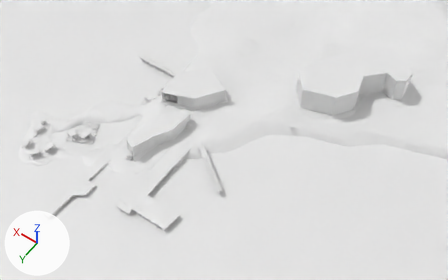
An edit to the FBX model Resources/Components/Maps/hubdock/hubdock.fbx, drawn before and after from the same camera.
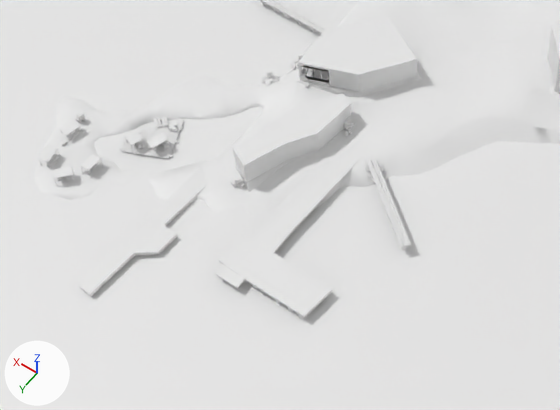
There are two pictures of each version: one whole from a 50 mm camera at (-96.1, 78.9, 169.0) aimed at (-19.2, -28.7, -0.2), one close up on the part from 0% to 68% of the width and 21% to 100% of the height. The lights are fixed; the arrows at lower left show +X, +Y and +Z. The last two pictures show the newer version. Vertices at exactly the same position are counted once.

The older version as bpy lines, for what is in view:
```python
me_plane_004 = bpy.data.meshes.new('Plane.004')
me_plane_004.from_pydata(...)  # 584 vertices, 633 faces; spans x -493.0..397.0, y -496.0..394.0, z 0.0
me_plane_004.materials.append(mat_water)  # white #e7e7e7
me_vert = bpy.data.meshes.new('Vert')
me_vert.from_pydata(...)  # 5223 vertices, 6313 faces; spans x -31.8..29.9, y -43.9..28.8, z -3.0..2.9
me_vert.materials.append(mat_piers)  # white #e7e7e7
me_vert_002 = bpy.data.meshes.new('Vert.002')
me_vert_002.from_pydata(...)  # 829 vertices, 1084 faces; spans x -68.9..10.2, y -98.2..-3.5, z -0.5..13.3
me_vert_002.materials.append(mat_buildings)  # white #e7e7e7
ob_buildings = bpy.data.objects.new('buildings', me_vert_002)
ob_buildings.location = (0.0, 0.0, 0.0)
ob_piers = bpy.data.objects.new('piers', me_vert)
ob_piers.location = (0.0, 0.0, 0.0)
ob_water = bpy.data.objects.new('water', me_plane_004)
ob_water.location = (0.0, 0.0, 0.0)
# also in view: 'ground' at (-48.9, -58.3, 1.6); 'boxes stands barrels' at (14.6, -6.3, 1.3)
```
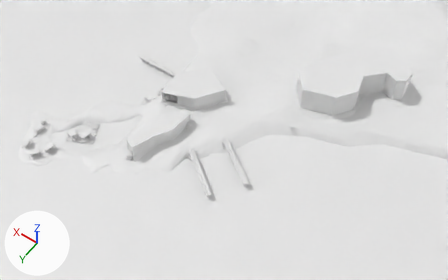
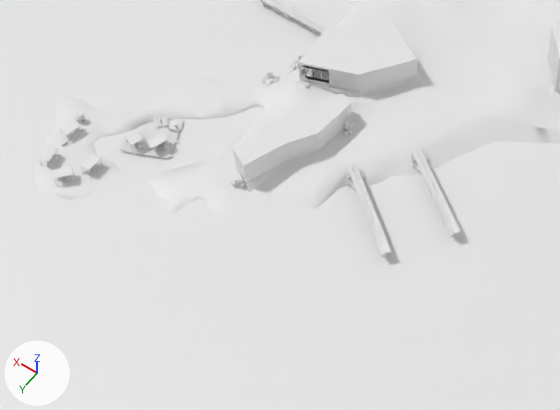
What differs and where, as boxes [x1, y1, x2, y2] in the close-ups (560 x 410 px):
'piers', reshaped: before [79, 0, 411, 319]; after [120, 0, 461, 257]
part 1 of me_vert, deleted: before [79, 157, 411, 319]
part 2 of me_vert, cut back: before [215, 150, 353, 318]; after [346, 152, 461, 255]

What the commit changed:
me_vert is used by ob_piers; location (0.0, 0.0, 0.0).
me_vert had 5223 vertices, 6313 faces and spanned x -31.8..29.9, y -43.9..28.8, z -3.0..2.9.
me_vert now has 3998 vertices, 4258 faces and spans x -37.3..29.9, y -43.9..3.1, z -2.3..2.9.
me_vert part 1: 55 loose pieces with 1861 vertices, spanning x -31.8..10.5, y -22.0..28.8, z -3.0..2.2, are deleted.
me_vert part 2: 54 vertices removed from x -26.0..-6.5, y -21.8..13.6, z 0.0..1.6; 893 vertices added at x -37.3..-12.2, y -28.8..-5.7, z -1.8..2.2.
Other edits to the shape of me_vert do not show in these pictures.
